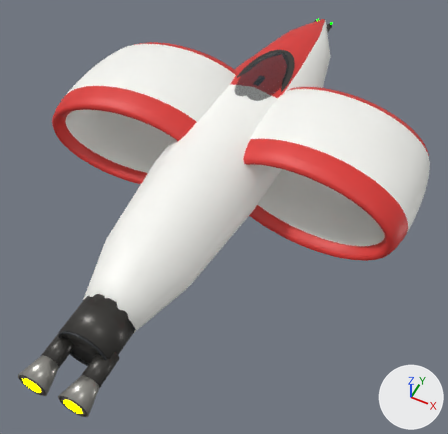
Before and after pictures for a commit that changed the glTF model ThoriumGap_JS/models/Ship_TwoHoop_940914.glb.
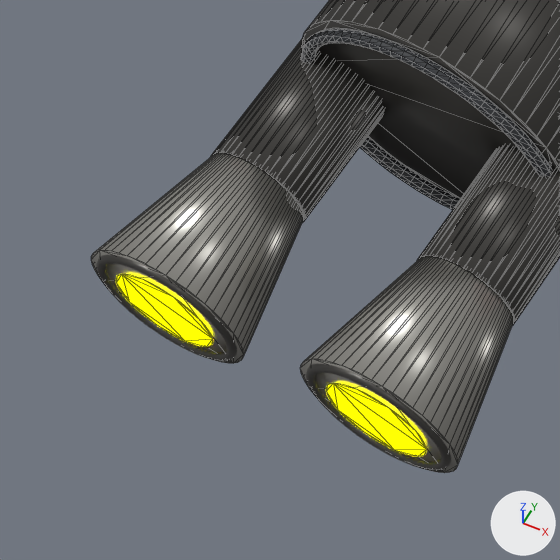
The first picture shows the older version from a 50 mm camera at (2.32, -5.06, 4.82) aimed at (0.21, -0.85, -0.45). The close-ups show the older and then the newer version on the part from 0% to 24% of the width and 75% to 100% of the height of that picture. Only the edits that show in the close-ups are written down. The axes (+X, +Y, +Z) are drawn at lower right. The lights are the same throughout. The close-ups show mesh edges as thin lines. Where no turn or scale is listed for an object, it has been applied to the vertices.

Objects in the first close-up: 'EngineBell_Left_AftHullBurnishedNozzle', 'EngineBell_Right_AftHullBurnishedNozzle', 'EngineBlock_AftHullDarkTrimRing', 'EngineBlock_AftHullIntegratedMountPlate', 'EngineEmitter', 'EngineLip_Left_DarkNozzleRim', 'EngineLip_Right_DarkNozzleRim', 'EngineThroat_Left_AftHullDarkSocket', 'EngineThroat_Right_AftHullDarkSocket'.
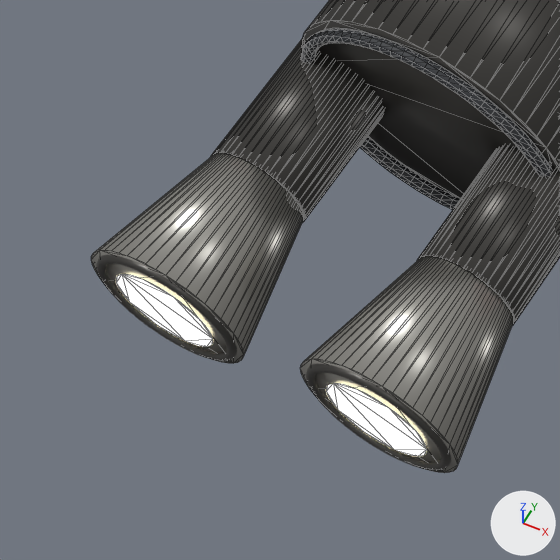
Where the change shows, as pixel boxes [x1, y1, x2, y2] in the close-ups (560 x 560 px):
'EngineEmitter', recoloured: [116, 274, 427, 456] in both

The change, as a list of edits to the scene's bpy script:
```text
Change mat_engineglow:
    mat_engineglow.emission_color: (1.0, 1.0, 0.0) -> (0.62, 0.57, 0.4)  # yellow #ffff00 -> beige #cec7aa
```
